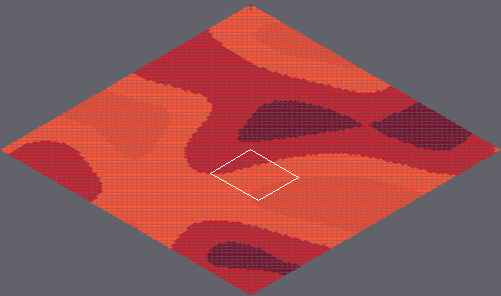
Tiled map: marswars/resources/mapAssets/tmap.tmx. Above, an overview of the earlier version with the close-up marked.
Close-up. First the earlier version:
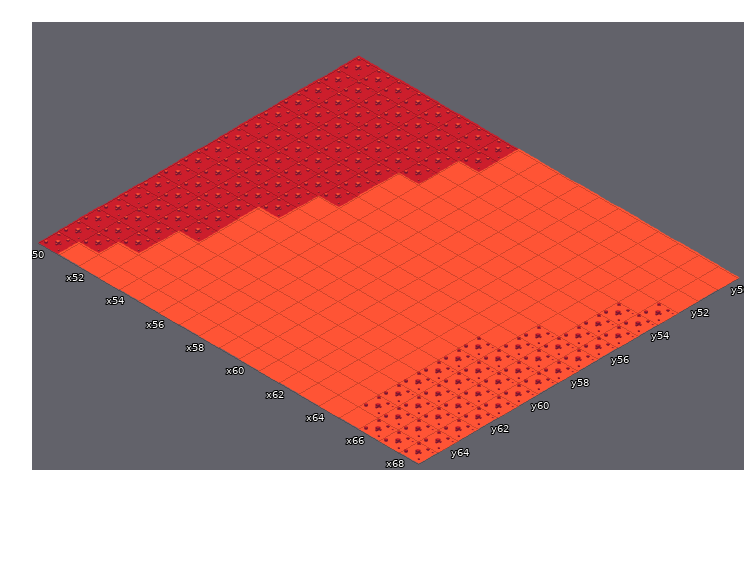
Cells are 55x32 px. Isometric: x runs down to the right, y down to the left. Shown: x 50..68, y 50..65. The commit also changed other parts of the map, which this record leaves out.
And afterwards:
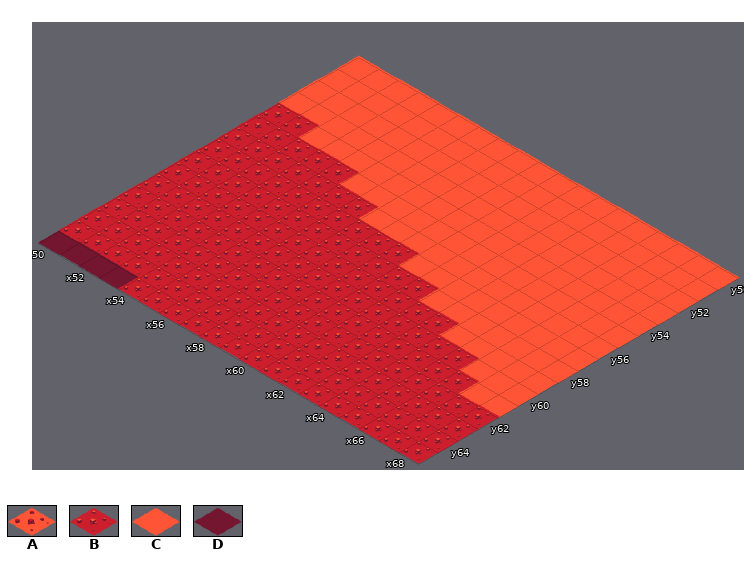
Key: from "tileset1": A 10 "mars006", B 11 "mars007", C 15 "tile001", D 17 "tile003".
_ is an empty cell, . an unchanged one.
Change:
--- layer "Tile Layer 1"
@@ x 50..68 @@
-50 BBBBBBBB...........
-51 BBBBBBBB...........
-52 BBBBBBB............
-53 BBBBBBB...........A
-54 ..BBBB...........AA
-55 .....B...........AA
-56 ......C..........AA
-57 .....CCCCC......AAA
-58 .....CCCCCCC....AAA
-59 ....CCCCCCCCCC.AAAA
-60 ....CCCCCCCCCCCAAAA
-61 ....CCCCCCCCCCCAAAA
-62 ...CCCCCCCCCCCCAAAA
-63 ...CCCCCCCCCCCCAAAA
-64 ..CCCCCCCCCCCCCAAAA
-65 BCCCCCCCCCCCCCCCAAA
+50 CCCCCCCC...........
+51 CCCCCCCC...........
+52 CCCCCCC............
+53 CCCCCCC...........C
+54 ..CCCC...........CC
+55 .....C...........CC
+56 ......B..........CC
+57 .....BBBBB......CCC
+58 .....BBBBBBB....CCC
+59 ....BBBBBBBBBB.CCCC
+60 ....BBBBBBBBBBBBCCC
+61 ....BBBBBBBBBBBBBCC
+62 ...BBBBBBBBBBBBBBBB
+63 ...BBBBBBBBBBBBBBBB
+64 ..BBBBBBBBBBBBBBBBB
+65 DDDDBBBBBBBBBBBBBBB
